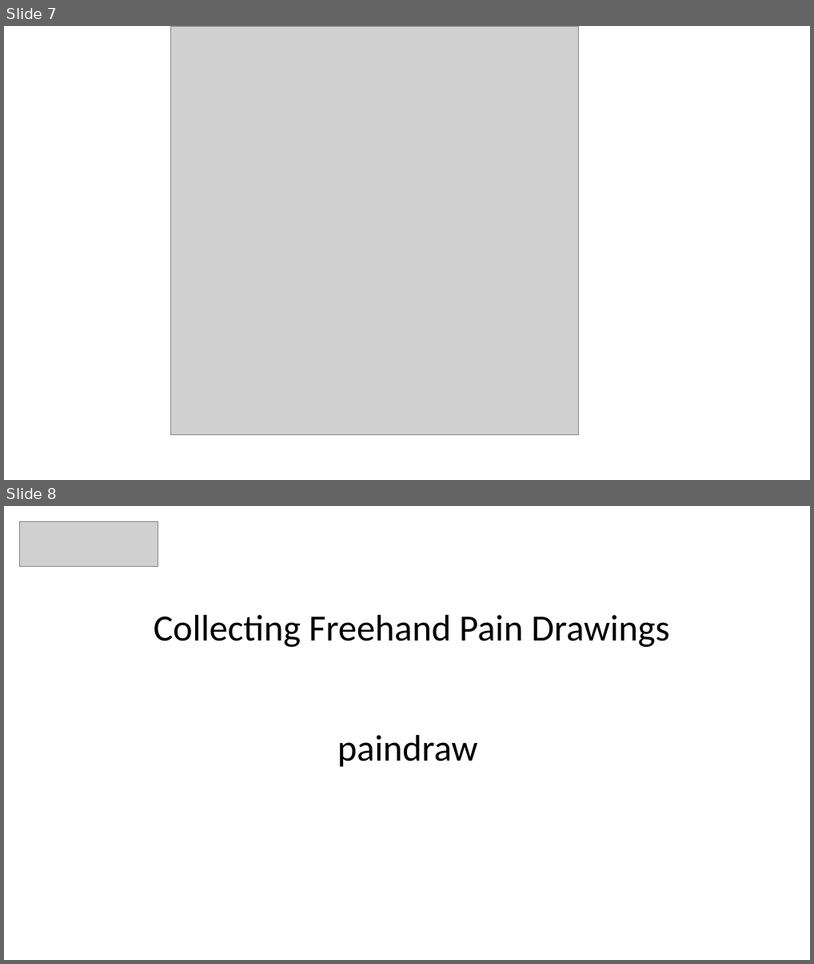
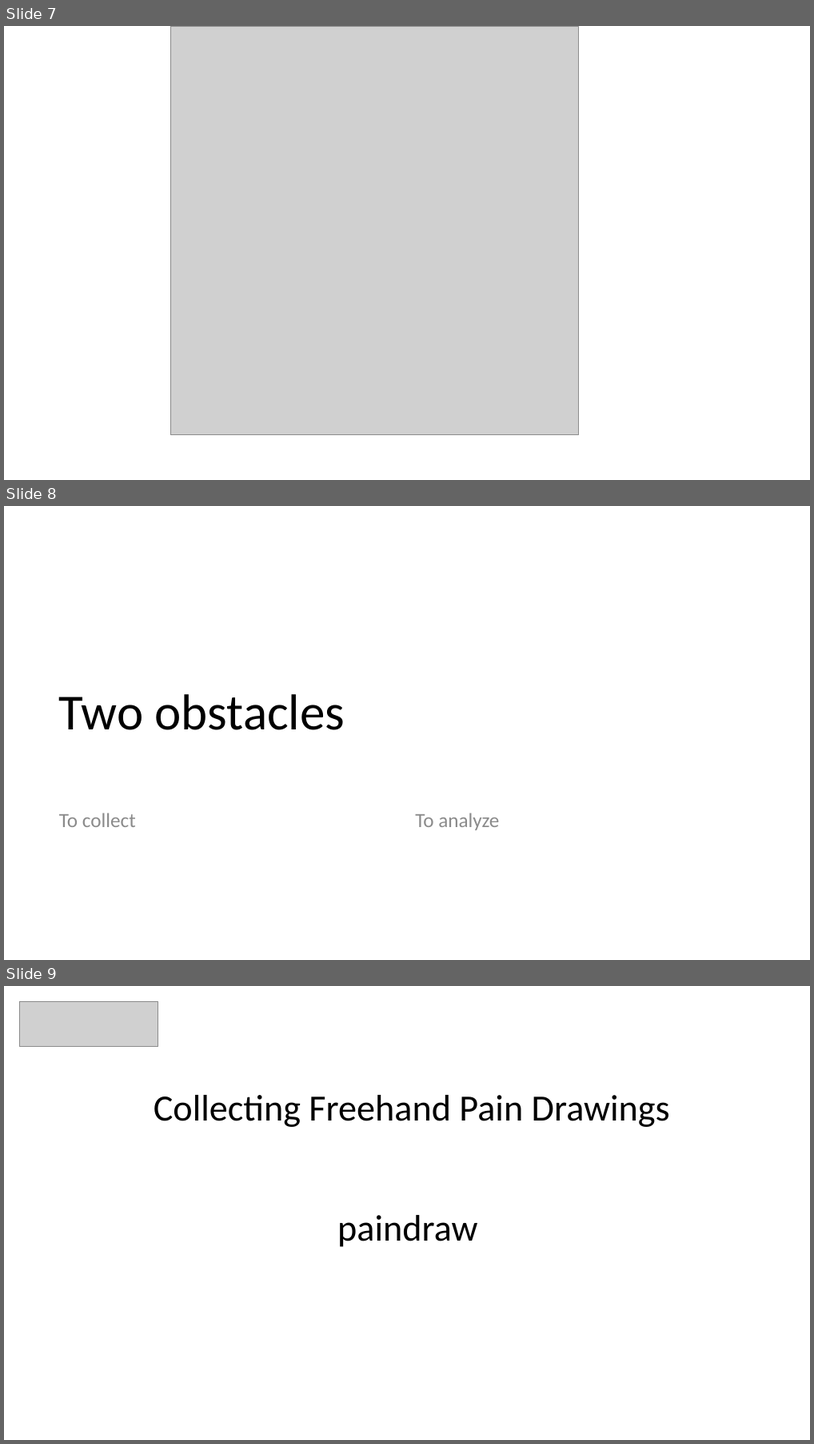
Before and after one commit to steenharsted/paindrawr, a slide deck: presentation/2026_09_08_KH.odp. Shown one above the other, each under a label of ours: slides 7 and 8 before the commit, slides 7, 8 and 9 after it. The pictures are 814x964 and 814x1444 pixels, drawn with LibreOffice and Linux fonts; fonts in the diff are those of the drawing; grey boxes stand for pictures. Boxes give left, top, right and bottom in pixels: in the first picture for what was removed or moved away, otherwise in the second. Text is boxed around its words. In the diff, an @@ line names an element or a change of style, - is before the commit and + after.

Commit message:
presentation

```diff
--- a/presentation/2026_09_08_KH.odp
+++ b/presentation/2026_09_08_KH.odp
@@ slide 8 added at (4,506,810,960), background #FFFFFF @@
@@ title added at (59,694,345,730), 60 pt, text #000000 @@
+Two obstacles
@@ text added at (59,812,136,827), 24 pt, text #8C8C8C @@
+To collect
@@ text added at (415,812,499,830), 24 pt, text #8C8C8C @@
+To analyze
@@ what was slide 8 is now slide 9 @@
```
Also in this commit, not shown: 1 other file.
